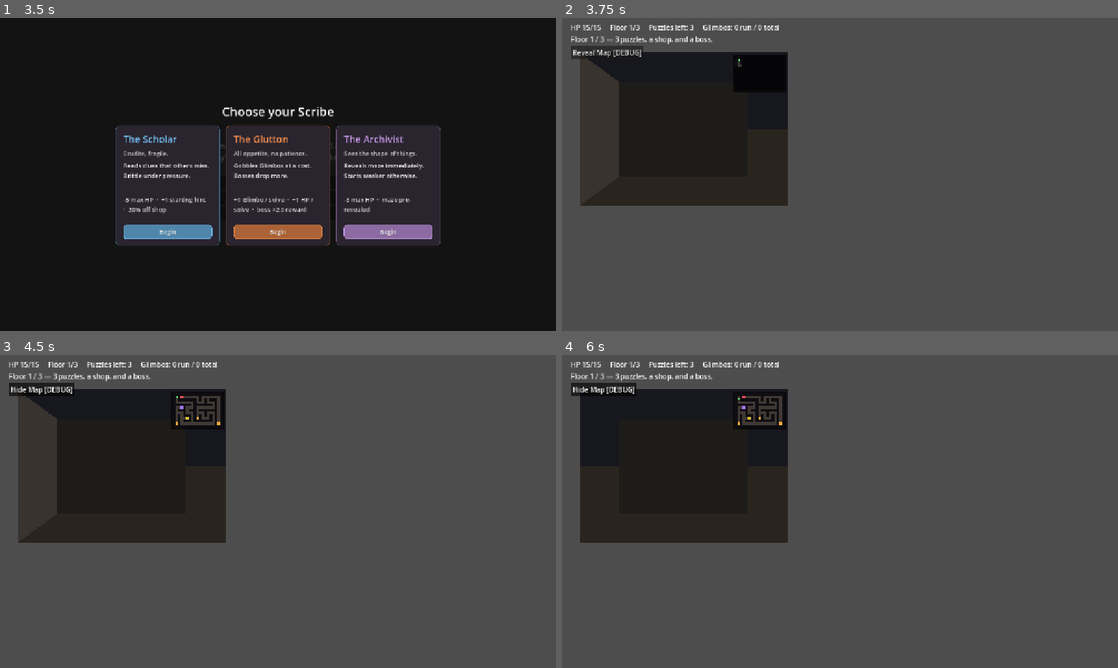
Above: before the commit, frames 1-4 (two rows, left to right).
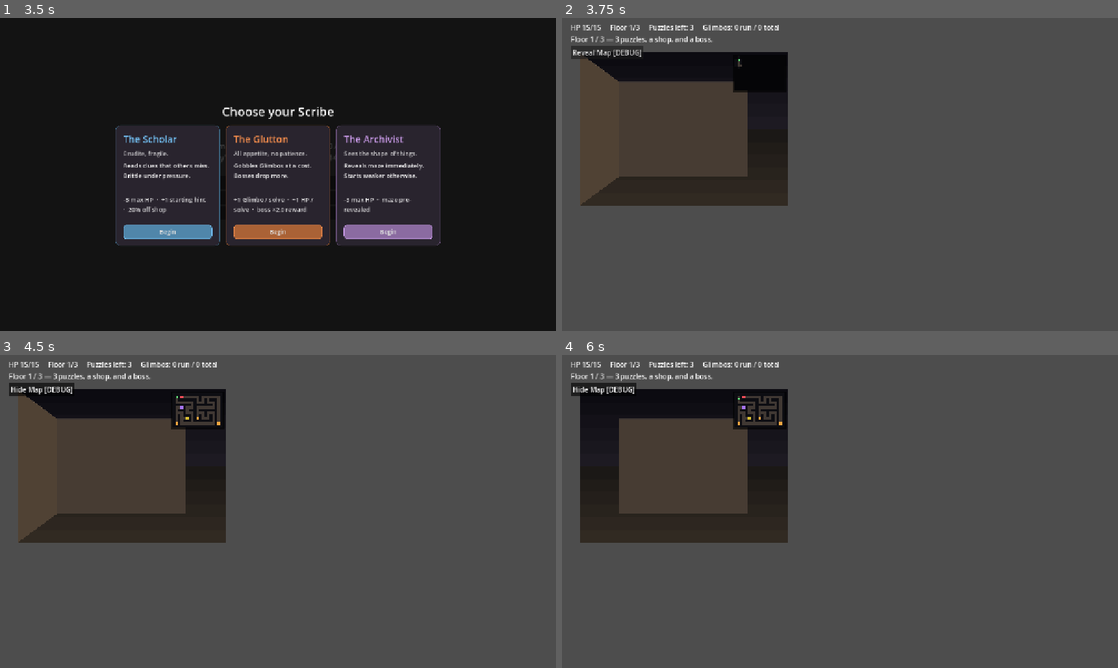
Above: after the commit, the same moments.

Repository: NickSanft/puzzle-dungeon-crawler
Game: Godot game, scene res://scenes/ui/main.tscn
Same seed, same stepped clock (60 frames per second), same inputs: the game is played once before the commit and once after it.
Inputs (mouse positions are in pixels of both pictures, inside the frame that each line leads up to):
- Up to frame 1 (3.5 s): click "Start Run" at 0.5 s; click "Start Run" at 1.25 s; click "Start Daily" at 2 s; click "Start Daily" at 2.75 s
- Up to frame 2 (3.75 s): click "Begin" at 3.5 s
- Up to frame 3 (4.5 s): click "Reveal Map [DEBUG]" at 4.25 s
- Up to frame 4 (6 s): click "Hide Map [DEBUG]" at 5 s; tap Enter at 5.75 s; move the mouse to (962, 495) at 5.77 s; hold D from 5.78 s (still down); tap Q at 5.85 s; click (962, 495) at 5.92 s

Frame 1 is identical in both runs. In frame 2, 7.0% of the frame differs, in the area x 5-34%, y 13-51%; in frame 3, 7.0%; in frame 4, 6.9%.

Commit message:
feat(dungeon): depth wall gradient, ceiling/floor gradient, trigger glow, edge highlights, distance fog

Diff:
--- a/scenes/dungeon/dungeon.gd
+++ b/scenes/dungeon/dungeon.gd
@@ -29,11 +29,14 @@
 ]
 
 # --- Palette ---
-const COLOR_CEILING := Color(0.09, 0.09, 0.12)
-const COLOR_FLOOR := Color(0.16, 0.14, 0.12)
-const COLOR_WALL_SIDE := Color(0.22, 0.2, 0.18)
-const COLOR_WALL_FRONT := Color(0.32, 0.28, 0.25)
-const COLOR_WALL_FAR := Color(0.12, 0.11, 0.1)
+const COLOR_CEILING_TOP := Color(0.04, 0.04, 0.06)
+const COLOR_CEILING_HORIZON := Color(0.12, 0.11, 0.14)
+const COLOR_FLOOR_HORIZON := Color(0.1, 0.09, 0.08)
+const COLOR_FLOOR_BOTTOM := Color(0.2, 0.17, 0.14)
+const COLOR_WALL_NEAR := Color(0.34, 0.28, 0.22)   # warm stone near the player
+const COLOR_WALL_FAR_TINT := Color(0.12, 0.13, 0.18) # cool shadow at max depth
+const COLOR_WALL_EDGE := Color(0.55, 0.48, 0.4, 0.35) # highlight along top edges
+const COLOR_FOG := Color(0.06, 0.06, 0.1)           # distance fade target
 const COLOR_TRIGGER_PUZZLE := Color(0.95, 0.65, 0.25)
 const COLOR_TRIGGER_SHOP := Color(0.65, 0.45, 0.95)
 const COLOR_TRIGGER_BOSS := Color(0.95, 0.3, 0.35)
@@ -67,7 +70,13 @@
 var _anim_progress: float = 0.0
 
 func _ready() -> void:
-	queue_redraw()
+	set_process(true)
+	queue_redraw()
+
+func _process(_delta: float) -> void:
+	# Continuous redraw for the trigger glow pulse animation.
+	if not _triggers.is_empty():
+		queue_redraw()
 
 func load_maze(tiles: Array, triggers: Array, entrance: Vector2i) -> void:
 	_tiles = tiles
@@ -275,19 +284,31 @@
 		_draw_turn_fade()
 
 func _draw_first_person() -> void:
-	# Depth offset during forward/back animation so the perspective glides.
 	var depth_offset: float = 0.0
 	if _anim_kind == "forward":
 		depth_offset = -_anim_progress
 	elif _anim_kind == "back":
 		depth_offset = _anim_progress
-	# Strafe intentionally has no parallax: a "lean and return" sinusoid
-	# reads as a wall-bump shake, not sideways motion. The minimap chevron
-	# sliding to the new tile is feedback enough.
 	var parallax_x: float = 0.0
 
-	draw_rect(Rect2(parallax_x, 0, VIEW_W, VIEW_H * 0.5), COLOR_CEILING)
-	draw_rect(Rect2(parallax_x, VIEW_H * 0.5, VIEW_W, VIEW_H * 0.5), COLOR_FLOOR)
+	# --- Ceiling / floor gradients (6 strips each) -----------------------
+	var half_h: float = VIEW_H * 0.5
+	var grad_steps: int = 6
+	for i in grad_steps:
+		var t0: float = float(i) / float(grad_steps)
+		var t1: float = float(i + 1) / float(grad_steps)
+		# Ceiling: dark at top → lighter at horizon
+		var c_top: Color = COLOR_CEILING_TOP.lerp(COLOR_CEILING_HORIZON, t0)
+		var c_bot: Color = COLOR_CEILING_TOP.lerp(COLOR_CEILING_HORIZON, t1)
+		var cy: float = t0 * half_h
+		var ch: float = (t1 - t0) * half_h
+		draw_rect(Rect2(0, cy, VIEW_W, ch), c_top.lerp(c_bot, 0.5))
+		# Floor: dark at horizon → lighter at bottom
+		var f_top: Color = COLOR_FLOOR_HORIZON.lerp(COLOR_FLOOR_BOTTOM, t0)
+		var f_bot: Color = COLOR_FLOOR_HORIZON.lerp(COLOR_FLOOR_BOTTOM, t1)
+		var fy: float = half_h + t0 * half_h
+		var fh: float = (t1 - t0) * half_h
+		draw_rect(Rect2(0, fy, VIEW_W, fh), f_top.lerp(f_bot, 0.5))
 
 	var fwd_v: Vector2i = FACING_VECTORS[_player_facing]
 	var left_v: Vector2i = FACING_VECTORS[(_player_facing + 3) % 4]
@@ -300,41 +321,55 @@
 			blocker = d
 			break
 
-	# Trigger floor markers behind walls so nearer walls occlude them.
-	# Triggers can only be on open tiles: depths 1..blocker-1 (the tile at
-	# depth=blocker is the wall itself).
+	# Trigger floor markers (behind walls so nearer walls occlude them).
 	var last_open: int = min(blocker - 1, MAX_VIS_DEPTH)
 	for d in range(1, last_open + 1):
 		var tt: Vector2i = _player_pos + fwd_v * d
 		var trig: Dictionary = _trigger_at(tt)
 		if not trig.is_empty():
-			_draw_trigger_marker(float(d) + depth_offset, parallax_x, trig.type)
-
+			_draw_trigger_marker(float(d) + depth_offset, parallax_x, str(trig.type))
+
+	# Back wall at the blocker, fogged toward distance.
 	if blocker <= MAX_VIS_DEPTH:
+		var fog_t: float = float(blocker) / float(MAX_VIS_DEPTH)
+		var back_col: Color = _wall_color_at(fog_t).lerp(COLOR_FOG, fog_t * 0.6)
 		var back_frame: Rect2 = _frame_at(float(blocker) + depth_offset)
 		back_frame.position.x += parallax_x
-		draw_rect(back_frame, COLOR_WALL_FAR)
-
-	# Side walls are drawn for each open tile in the forward corridor, from
-	# far to near so nearer sides occlude farther ones. Skip the blocker
-	# depth (that tile is a wall; its sides are undefined).
+		draw_rect(back_frame, back_col)
+		# Top-edge highlight on the back wall.
+		draw_line(
+			Vector2(back_frame.position.x, back_frame.position.y),
+			Vector2(back_frame.position.x + back_frame.size.x, back_frame.position.y),
+			COLOR_WALL_EDGE, 1.0)
+
+	# Side walls: far to near with warm→cool gradient + distance fog + edge highlights.
 	for depth in range(last_open, -1, -1):
 		var tile_pos: Vector2i = _player_pos + fwd_v * depth
 		var near_frame: Rect2 = _frame_at(float(depth) + depth_offset)
 		var far_frame: Rect2 = _frame_at(float(depth + 1) + depth_offset)
 		near_frame.position.x += parallax_x
 		far_frame.position.x += parallax_x
+		var fog_near: float = float(depth) / float(MAX_VIS_DEPTH)
+		var fog_far: float = float(depth + 1) / float(MAX_VIS_DEPTH)
 
 		if _is_wall_or_oob(tile_pos + left_v):
+			var col: Color = _wall_color_at(fog_near).lerp(COLOR_FOG, fog_near * 0.5)
+			col = col.darkened(0.08)  # left walls slightly darker (shadow side)
 			var quad_l := PackedVector2Array([
 				Vector2(near_frame.position.x, near_frame.position.y),
 				Vector2(far_frame.position.x, far_frame.position.y),
 				Vector2(far_frame.position.x, far_frame.position.y + far_frame.size.y),
 				Vector2(near_frame.position.x, near_frame.position.y + near_frame.size.y),
 			])
-			draw_colored_polygon(quad_l, COLOR_WALL_SIDE.darkened(depth * 0.06))
+			draw_colored_polygon(quad_l, col)
+			# Top-edge highlight
+			draw_line(
+				Vector2(near_frame.position.x, near_frame.position.y),
+				Vector2(far_frame.position.x, far_frame.position.y),
+				COLOR_WALL_EDGE, 1.0)
 
 		if _is_wall_or_oob(tile_pos + right_v):
+			var col: Color = _wall_color_at(fog_near).lerp(COLOR_FOG, fog_near * 0.45)
 			var nx: float = near_frame.position.x + near_frame.size.x
 			var fx: float = far_frame.position.x + far_frame.size.x
 			var quad_r := PackedVector2Array([
@@ -343,7 +378,15 @@
 				Vector2(fx, far_frame.position.y + far_frame.size.y),
 				Vector2(nx, near_frame.position.y + near_frame.size.y),
 			])
-			draw_colored_polygon(quad_r, COLOR_WALL_FRONT.darkened(depth * 0.06))
+			draw_colored_polygon(quad_r, col)
+			draw_line(
+				Vector2(nx, near_frame.position.y),
+				Vector2(fx, far_frame.position.y),
+				COLOR_WALL_EDGE, 1.0)
+
+# Warm near-stone → cool far-shadow wall colour by distance fraction.
+func _wall_color_at(t: float) -> Color:
+	return COLOR_WALL_NEAR.lerp(COLOR_WALL_FAR_TINT, t)
 
 func _draw_trigger_marker(depth: float, parallax_x: float, trigger_type: String) -> void:
 	var near_frame: Rect2 = _frame_at(depth)
@@ -354,13 +397,21 @@
 	var half_h: float = max(2.0, (y_near - y_far) * 0.35)
 	var cx: float = VIEW_W * 0.5 + parallax_x
 	var half_w: float = max(3.0, far_frame.size.x * 0.25)
+	# Glow pulse — triggers shimmer so they're visible from afar.
+	var pulse: float = 1.0 + 0.18 * sin(Time.get_ticks_msec() * 0.004)
+	var base_col: Color = _trigger_color(trigger_type)
+	var col: Color = Color(
+		clamp(base_col.r * pulse, 0, 1),
+		clamp(base_col.g * pulse, 0, 1),
+		clamp(base_col.b * pulse, 0, 1),
+		base_col.a)
 	var quad := PackedVector2Array([
 		Vector2(cx - half_w, mid_y - half_h),
 		Vector2(cx + half_w, mid_y - half_h),
 		Vector2(cx + half_w, mid_y + half_h),
 		Vector2(cx - half_w, mid_y + half_h),
 	])
-	draw_colored_polygon(quad, _trigger_color(trigger_type))
+	draw_colored_polygon(quad, col)
 
 func _draw_turn_fade() -> void:
 	# Fade down then back up, peaking at midpoint. Hides the facing snap.
